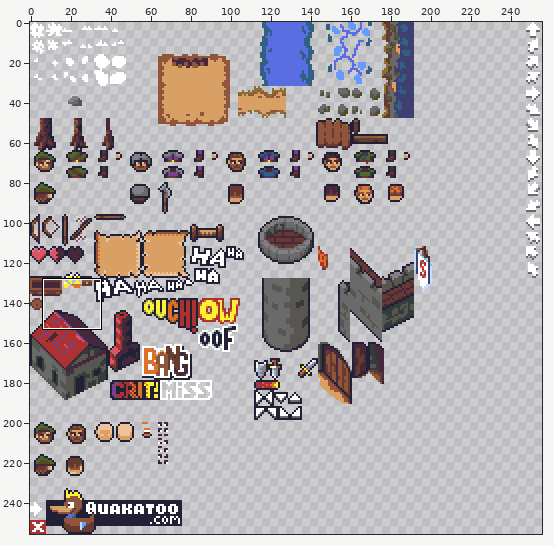
Two versions of one sprite sheet, assets/atlas.png. Above: a wide view before the commit, with the close-up outlined.
Close-up. First the earlier version:
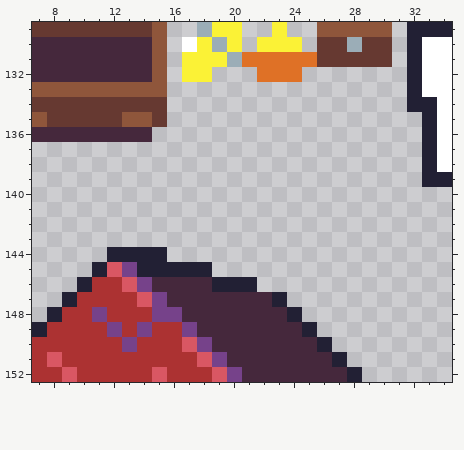
The file is 256x256 pixels. Shown: x 7..34, y 129..152.
The result:
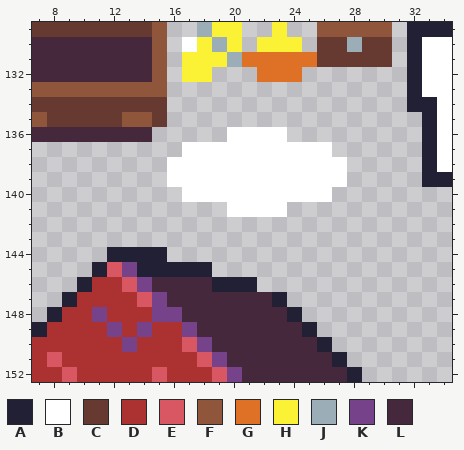
Palette (. is transparent): A #222034  B #ffffff  C #663931  D #ac3232  E #d95763  F #8f563b  G #df7126  H #fbf236  J #9badb7  K #76428a  L #45283c
Edits made:
The author put colour B in row 136 at x 20 to 23; in row 137 at x 17 to 26; in rows 138 to 139 at x 16 to 27; in row 140 at x 17 to 26; in row 141 at x 20 to 23.
Pixel boxes of the changes (left, top, right, bottom) in both close-ups:
added: (167, 127, 347, 217)
